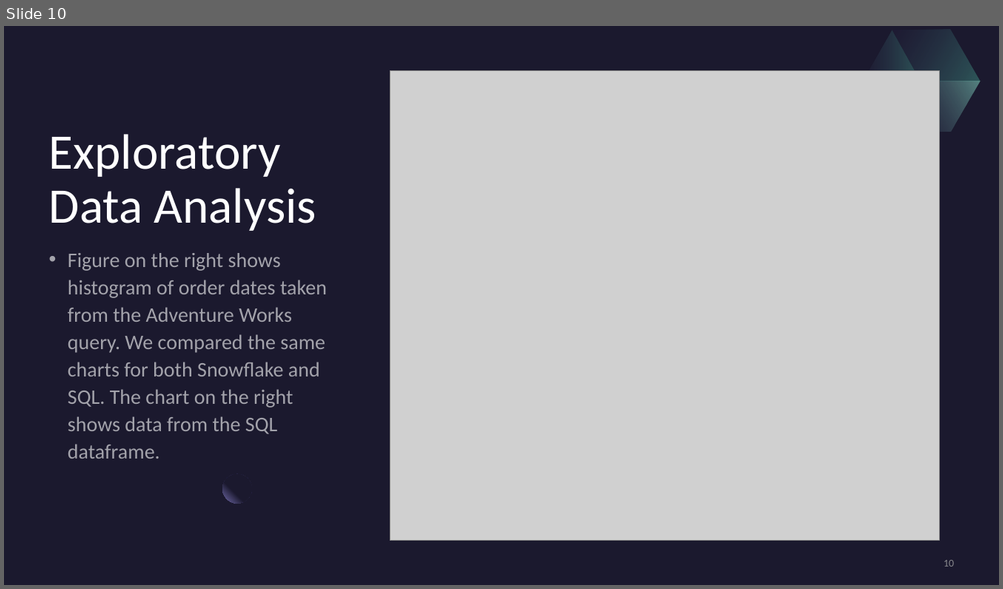
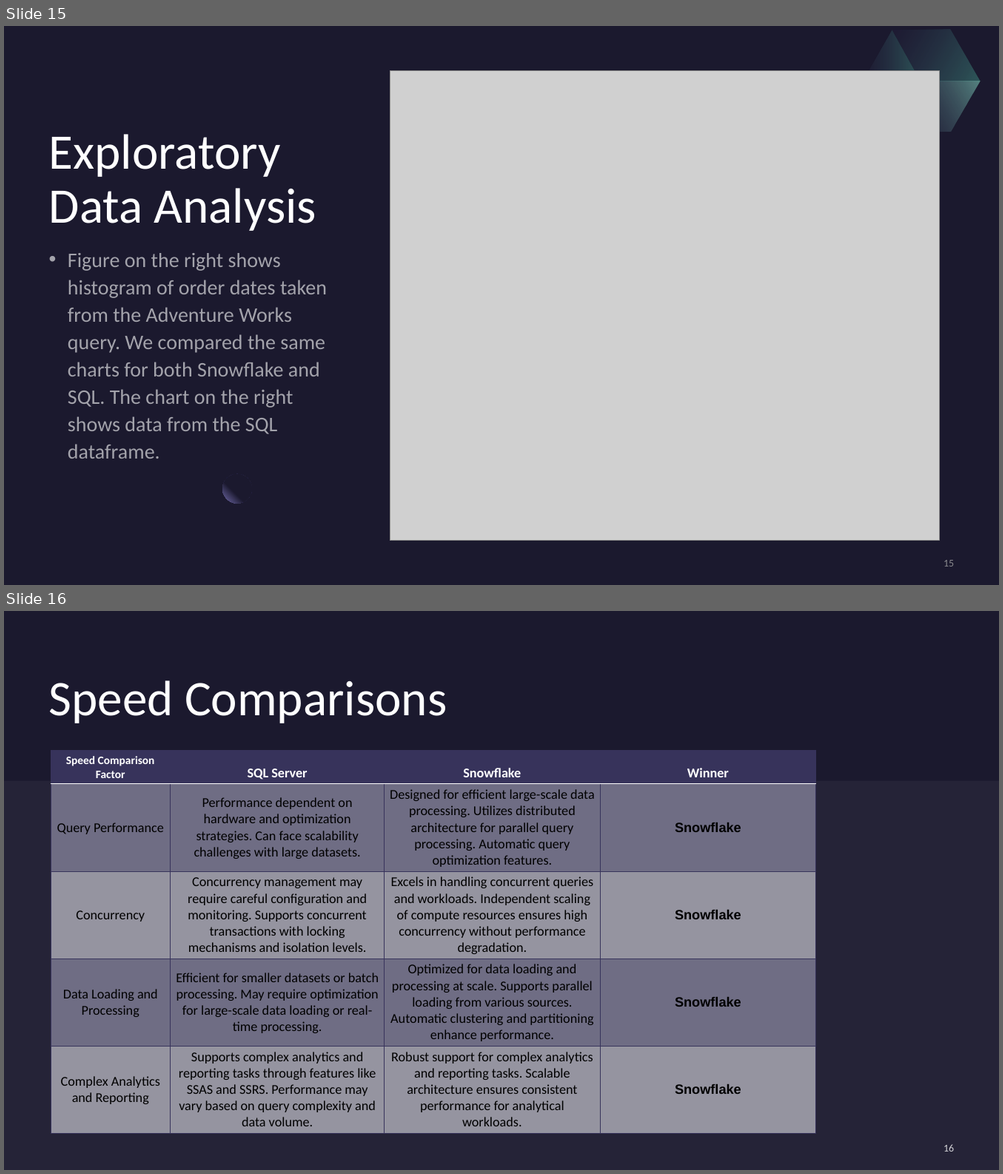
Before and after one commit to rehank1990/Capstone-3, a slide deck: Capstone 3 Datawarehouse Comparisons.pptx. Shown one above the other, each under a label of ours: slide 10 before the commit, slides 15 and 16 after it. The pictures are 1003x589 and 1003x1174 pixels, drawn with LibreOffice and Linux fonts; fonts in the diff are those of the drawing; grey boxes stand for pictures. Boxes give left, top, right and bottom in pixels: in the first picture for what was removed or moved away, otherwise in the second. Text is boxed around its words. In the diff, an @@ line names an element or a change of style, - is before the commit and + after.

```diff
--- a/Capstone 3 Datawarehouse Comparisons.pptx
+++ b/Capstone 3 Datawarehouse Comparisons.pptx
@@ slide 16 added at (4,611,999,1170), background #1B192E @@
@@ rectangle added at (4,611,999,1170), fill #1B192E @@
@@ title added at (49,681,447,723), 48 pt, text #FFFFFF @@
+Speed Comparisons
@@ table added at (51,751,815,1130), 5 rows, 4 columns @@
+Speed Comparison Factor | SQL Server | Snowflake | Winner
+Query Performance | Performance dependent on hardware and optimization strategies. Can face scalability challenges with large datasets. | Designed for efficient large-scale data processing. Utilizes distributed architecture for parallel query processing. Automatic query optimization features. | Snowflake
+Concurrency | Concurrency management may require careful configuration and monitoring. Supports concurrent transactions with locking mechanisms and isolation levels. | Excels in handling concurrent queries and workloads. Independent scaling of compute resources ensures high concurrency without performance degradation. | Snowflake
+Data Loading and Processing | Efficient for smaller datasets or batch processing. May require optimization for large-scale data loading or real-time processing. | Optimized for data loading and processing at scale. Supports parallel loading from various sources. Automatic clustering and partitioning enhance performance. | Snowflake
+Complex Analytics and Reporting | Supports complex analytics and reporting tasks through features like SSAS and SSRS. Performance may vary based on query complexity and data volume. | Robust support for complex analytics and reporting tasks. Scalable architecture ensures consistent performance for analytical workloads. | Snowflake
@@ rectangle added at (4,781,999,1170), fill #E4E3F0 at 5% opacity @@
@@ page number added at (943,1145,953,1152), 10 pt, text #FFFFFF at 80% opacity @@
+16
@@ what was slide 10 is now slide 15 @@
@@ page number at (943,560,953,567): text changed @@
-10
+15
```
Also in this commit, not shown: 7 slides changed, 6 other slides added, 5 slides removed.
